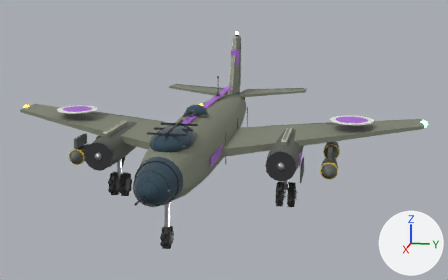
A saved change to the glTF model assets/models/bomber_purple.glb.
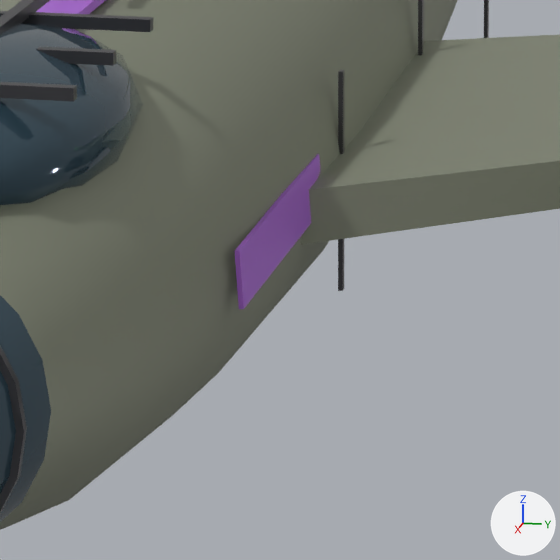
Each version is shown whole from a camera (50 mm lens) standing at (9.51, 2.21, 3.3) and looking at (-0.08, 0.29, 0.9), then close up on the part from 39% to 58% of the width and 43% to 73% of the height. The lights are fixed; the arrows at lower right show +X, +Y and +Z. The older version's two pictures come first. Where no turn or scale is listed for an object, it has been applied to the vertices. Vertices at exactly the same position are counted once.

Names of what the first close-up shows: 'Body'.
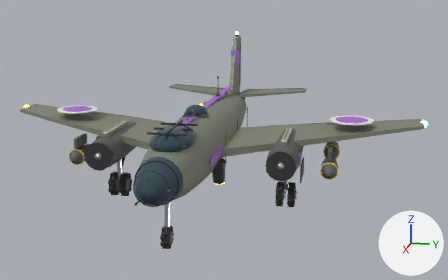
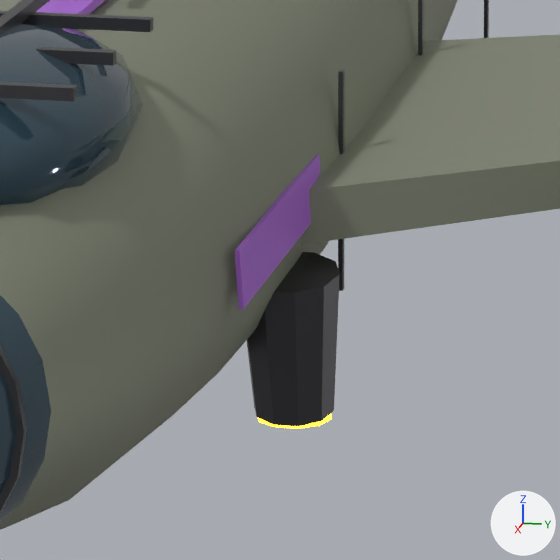
The change, as a list of edits to the scene's bpy script:
```text
Change me_body:
    used by ob_body; location = (0.0, 0.0, 0.0)
    remove me_body.from_pydata(...)  # 4558 vertices, 8014 faces; spans x -3.6..3.4, y -3.48..3.48, z 0.0..2.46
    add me_body.from_pydata(...)  # 2936 vertices, 5438 faces; spans x -3.6..3.4, y -3.48..3.48, z 0.47..2.46
    me_body part 1: a new loose piece, a 10-sided cylinder along z spanning x 0.872..1.028, y 0.337..0.502, z 0.51..0.53, in mat_warninglight (orange #ffb33f, glowing orange #ffaa27)
    me_body part 2: a new loose piece of 20 vertices spanning x 0.87..1.1, y 0.31..0.53, z 0.52..0.87, in mat_gunmetal (dark grey #59595d)
    other edits to the shape of me_body do not show in these pictures
```

Boxes (x1, y1, x2, y2) around the edits, measured in the close-ups (560 x 560 px):
part 1 of me_body, added: after (258, 414, 331, 429)
part 2 of me_body, added: after (247, 252, 340, 426)
